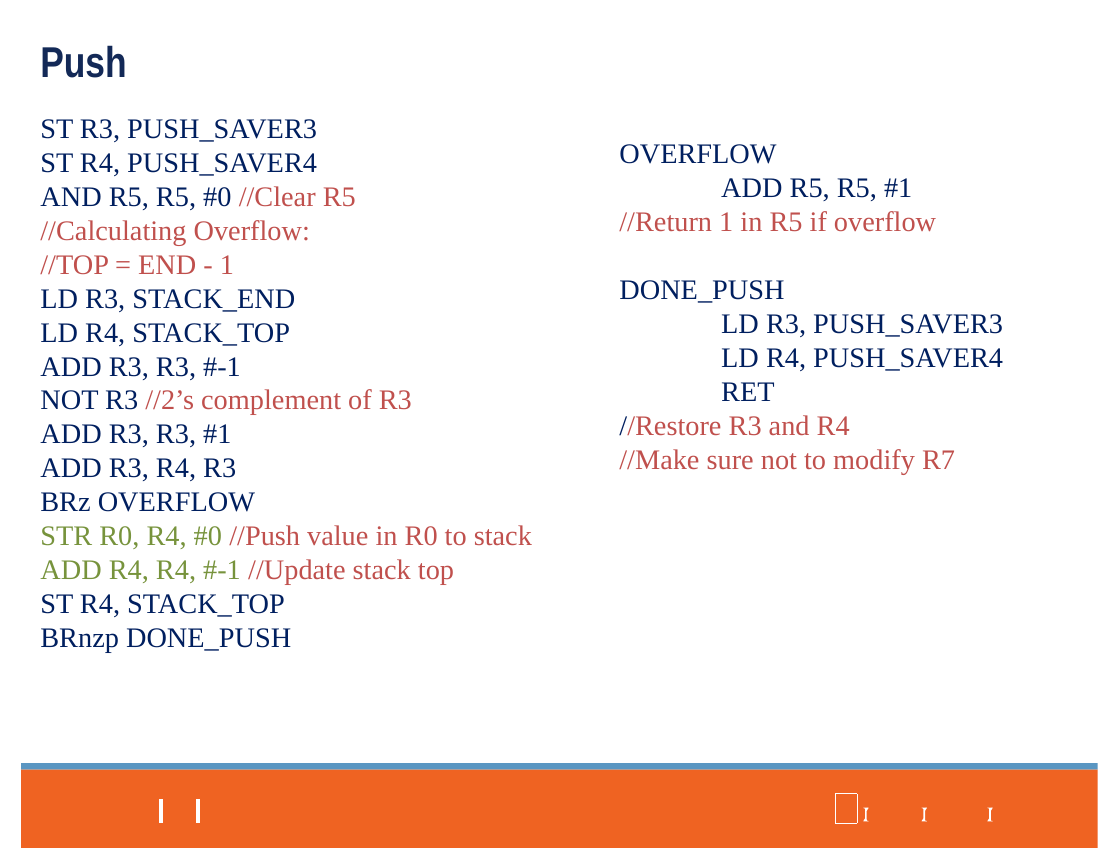
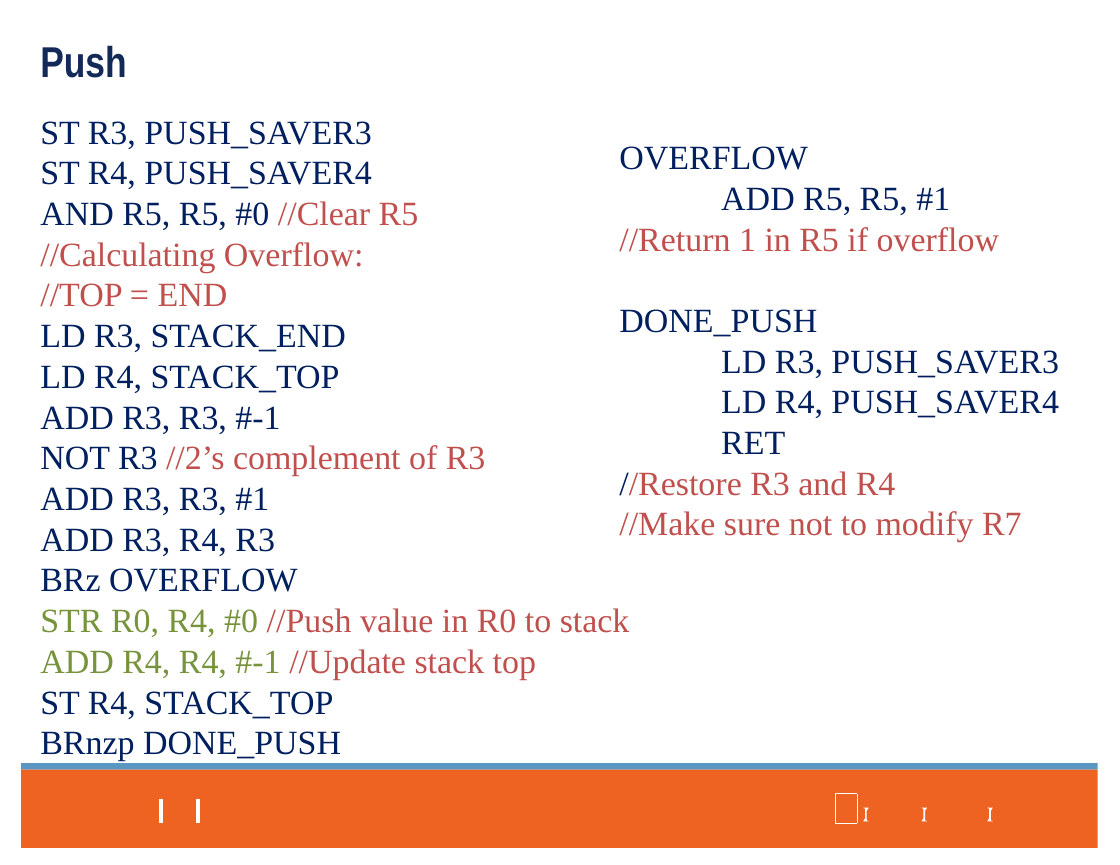
Before and after one commit to ryan10day/new_website, a slide deck: slide 21 of assets/files/HKNECE220ReviewSession1SP21.pptx (slide 20 before the commit). Drawn at 1120x865 pixels with LibreOffice and Linux fonts; fonts in the diff are those of the drawing; background and template pictures are left out. Boxes give left, top, right and bottom in pixels: in the first picture for what was removed or moved away, otherwise in the second. Text is boxed around its words. In the diff, an @@ line names an element or a change of style, - is before the commit and + after.

```diff
--- a/assets/files/HKNECE220ReviewSession1SP21.pptx
+++ b/assets/files/HKNECE220ReviewSession1SP21.pptx
@@ text at [40,121,630,762]: size 20 to 24 pt @@
@@ text "OVERFLOW" at [619,146,1059,543]: size 20 to 24 pt @@
@@ text at [40,283,228,307]: text changed; size 20 to 24 pt @@
-//TOP = END - 1
+//TOP = END
```
Also in this commit, not shown: 2 other slides changed, 1 slide added.
